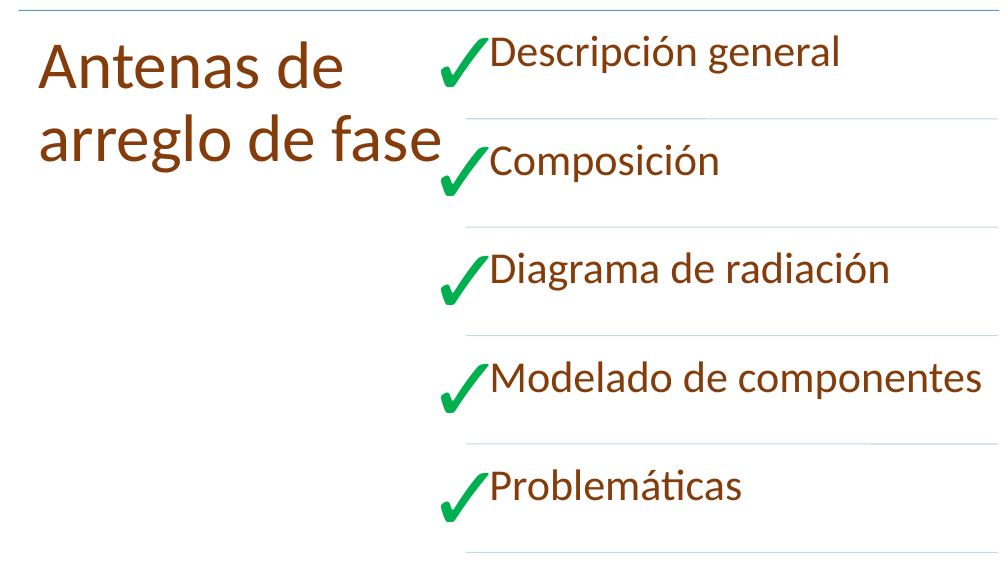
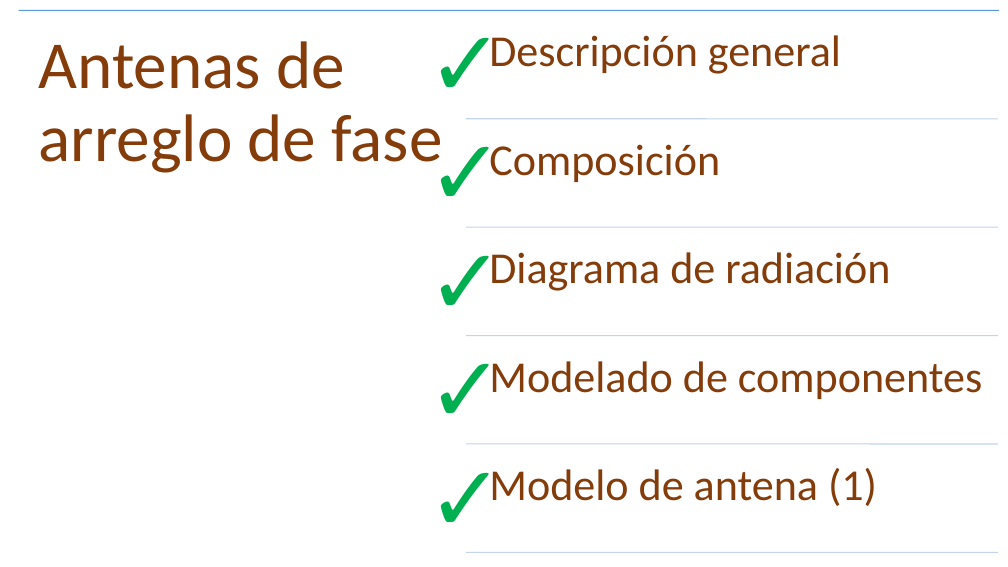
Before and after one commit to franciscoSoler/Polarimetric-Antenna-Calibrator, a slide deck: slide 17 of written/presentation/tesisInformatica.pptm (slide 24 before the commit). Drawn at 1008x567 pixels with LibreOffice and Linux fonts; fonts in the diff are those of the drawing. Boxes give left, top, right and bottom in pixels: in the first picture for what was removed or moved away, otherwise in the second. Text is boxed around its words. In the diff, an @@ line names an element or a change of style, - is before the commit and + after.

```diff
--- a/written/presentation/tesisInformatica.pptm
+++ b/written/presentation/tesisInformatica.pptm
@@ text at <box>489,468,877,506</box>: text changed @@
-Problemáticas
+Modelo de antena (1)
```
Also in this commit, not shown: 10 other slides changed, 6 slides added, 3 other files.
